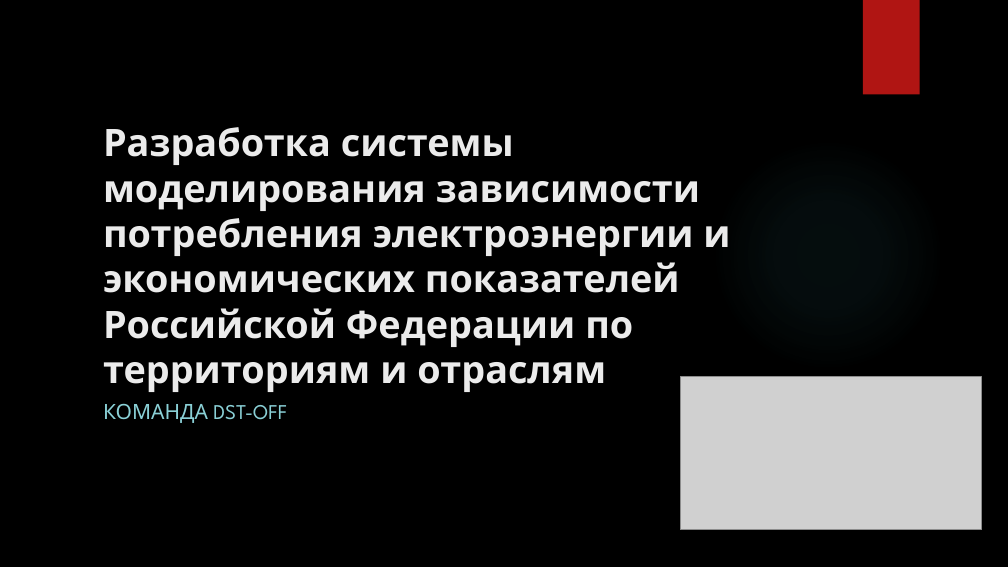
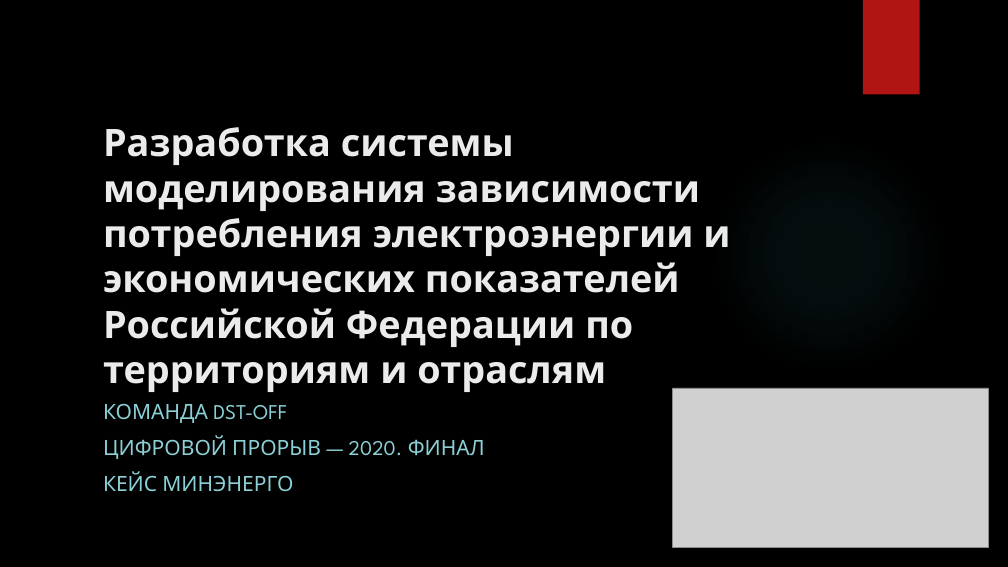
Before and after one commit to dsfnag/dst-off_final, a slide deck: slide 1 of DST-OFF-draft_MINENERGO.pptx. Drawn at 1008x567 pixels with LibreOffice and Linux fonts; fonts in the diff are those of the drawing; grey boxes stand for pictures; background and template pictures are left out. Boxes give left, top, right and bottom in pixels: in the first picture for what was removed or moved away, otherwise in the second. Text is boxed around its words. In the diff, an @@ line names an element or a change of style, - is before the commit and + after.

```diff
--- a/DST-OFF-draft_MINENERGO.pptx
+++ b/DST-OFF-draft_MINENERGO.pptx
@@ picture: place and size @@
-picture at box(681, 377, 982, 529)
+picture at box(673, 388, 989, 547)
@@ subtitle at box(103, 435, 485, 492): paragraphs added @@
+ЦИФРОВОЙ ПРОРЫВ — 2020. ФИНАЛ
+КЕЙС МИНЭНЕРГО
```
Also in this commit, not shown: 1 other slide changed, 2 slides added, 2 slides removed, 1 other file.
